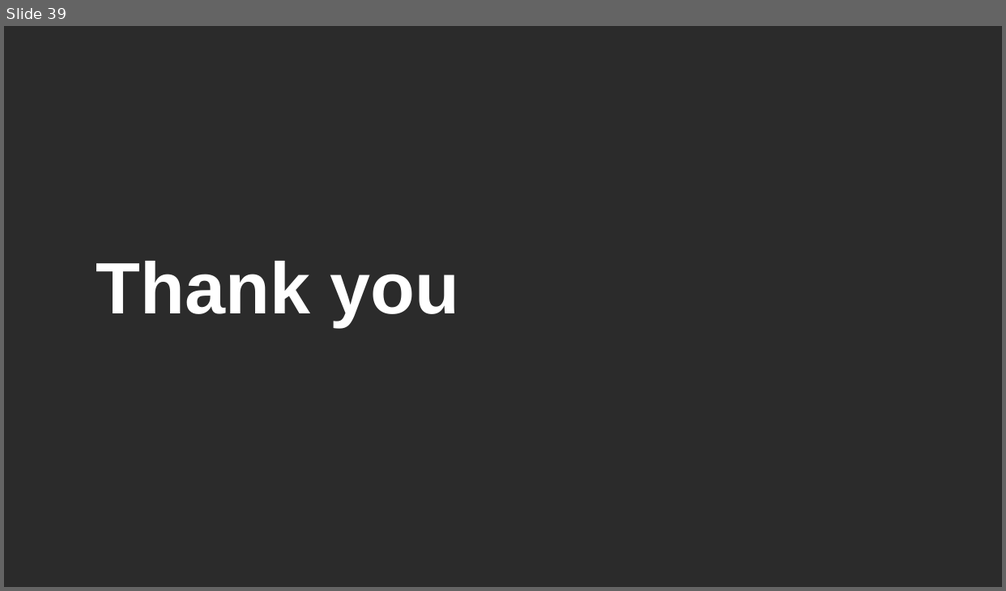
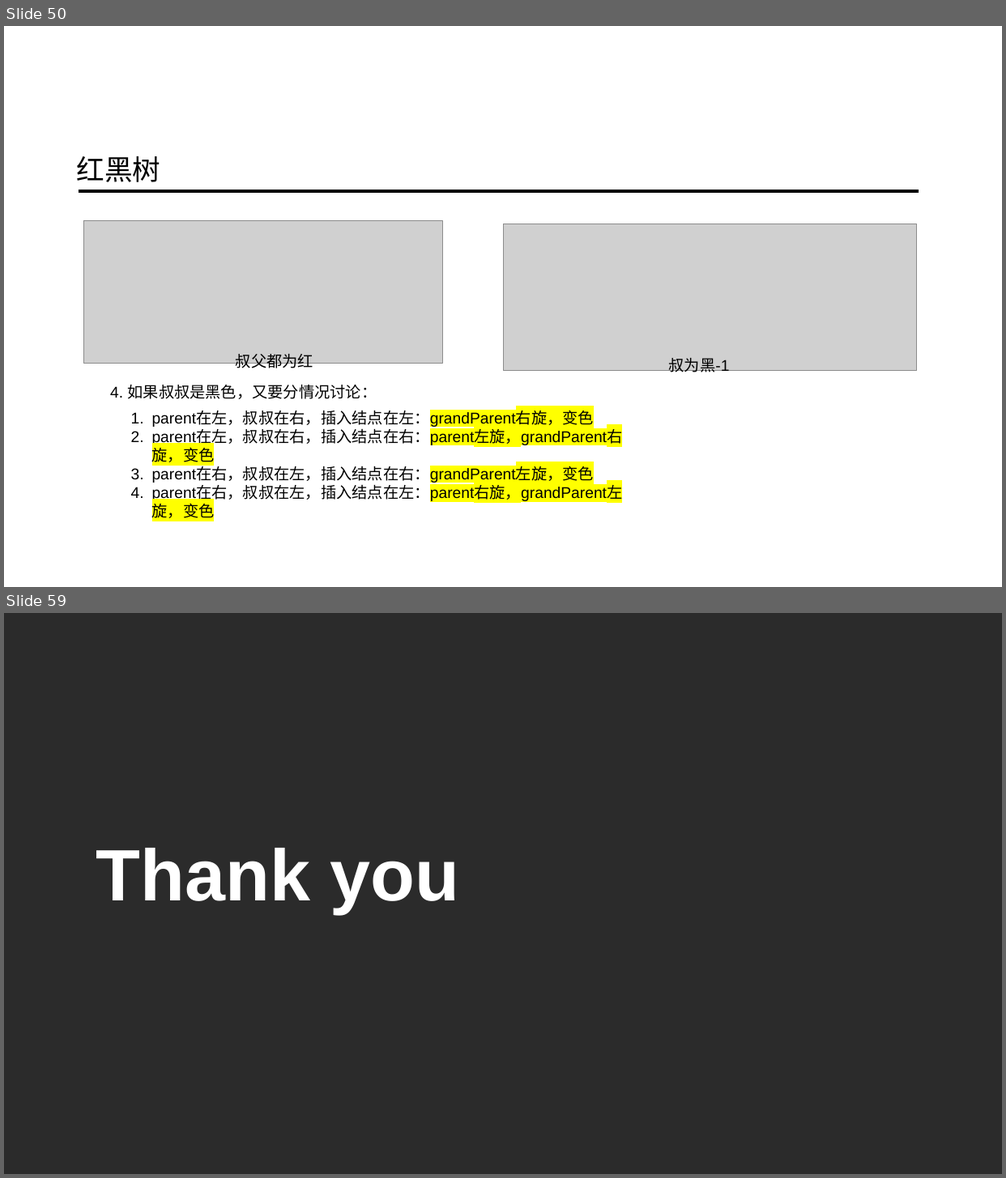
Before and after one commit to ainilili/data-structure-trees-demo, a slide deck: 数据结构之树.pptx. Shown one above the other, each under a label of ours: slide 39 before the commit, slides 50 and 59 after it; the slides between them are not shown. The pictures are 1006x591 and 1006x1178 pixels, drawn with LibreOffice and Linux fonts; fonts in the diff are those of the drawing; grey boxes stand for pictures; background and template pictures are left out; a plain dark background stands for a picture behind light text. Boxes give left, top, right and bottom in pixels: in the first picture for what was removed or moved away, otherwise in the second. Text is boxed around its words. In the diff, an @@ line names an element or a change of style, - is before the commit and + after.

```diff
--- a/数据结构之树.pptx
+++ b/数据结构之树.pptx
@@ slide 50 added at <box>4,26,1002,587</box>, background picture (left out) @@
@@ text added at <box>77,156,161,182</box>, 54 pt, text #000000 @@
+红黑树
@@ line added from (79, 191) to (918, 191), #000000 6.5 pt @@
@@ picture added at <box>84,220,442,363</box> @@
@@ picture added at <box>503,224,916,370</box> @@
@@ text added at <box>236,354,313,372</box>, 30 pt, text #000000 @@
+叔父都为红
@@ text added at <box>669,358,730,376</box>, 30 pt, text #000000 @@
+叔为黑-1
@@ text added at <box>110,385,377,399</box>, 30 pt, text #000000 @@
+4. 如果叔叔是黑色，又要分情况讨论：
@@ text added at <box>152,412,623,522</box>, 30 pt, text #000000 @@
+1. parent在左，叔叔在右，插入结点在左：grandParent右旋，变色
+2. parent在左，叔叔在右，插入结点在右：parent左旋，grandParent右旋，变色
+3. parent在右，叔叔在左，插入结点在右：grandParent左旋，变色
+4. parent在右，叔叔在左，插入结点在左：parent右旋，grandParent左旋，变色
@@ what was slide 39 is now slide 59 @@
```
Also in this commit, not shown: 2 slides changed, 31 other slides added, 12 slides removed.
